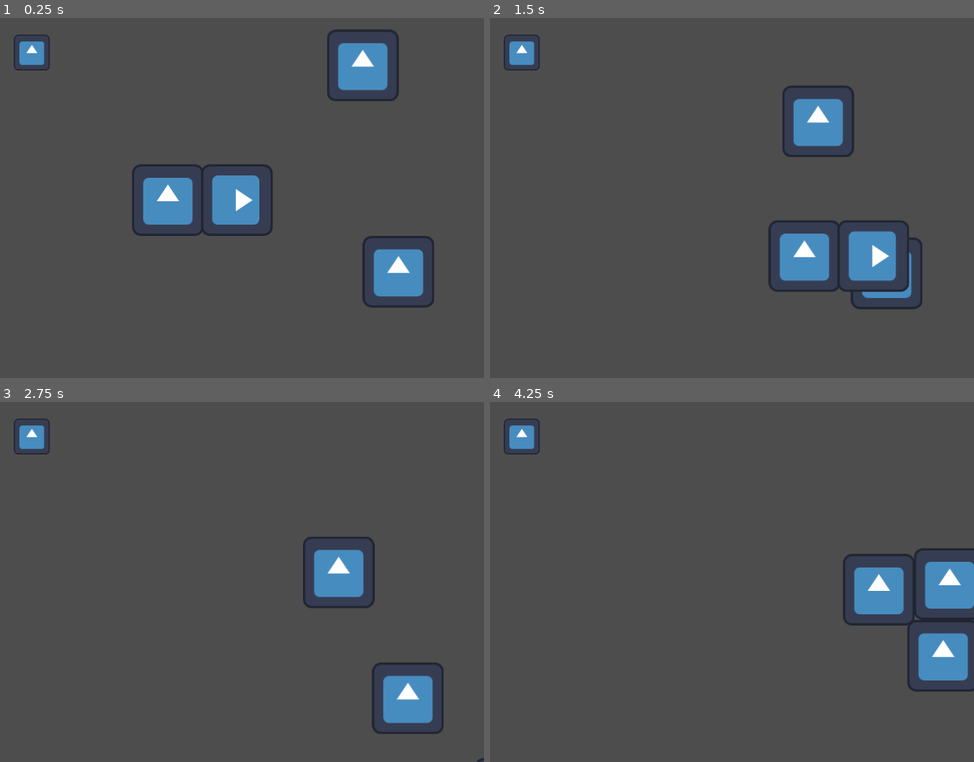
Above: before the commit, frames 1-4 (two rows, left to right).
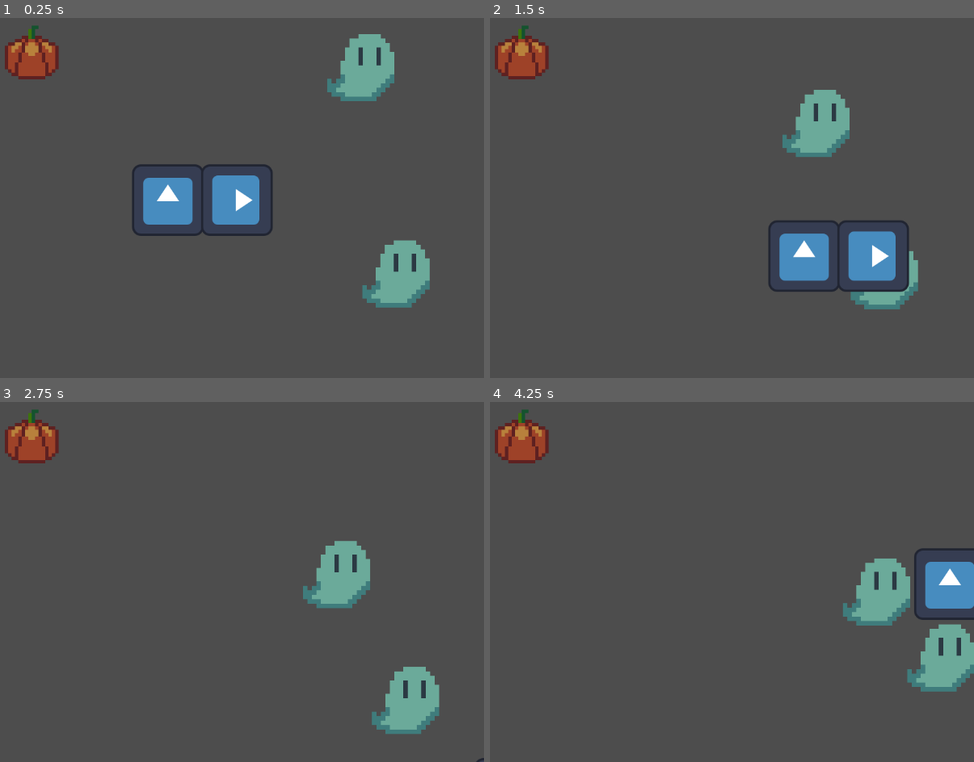
Above: after the commit, the same moments.

Repository: Izamu69/halloween-game
Game: Godot game, scene res://scenes/game.tscn
Two runs of this game, one before a commit and one after it. Both use one fixed random seed, a clock stepped at 60 frames per second and the inputs below. The engine's default icon, where the game draws it, is replaced by a stand-in: a white triangle on a blue panel in a dark square.
Inputs:
- Up to frame 1 (0.25 s): no input
- Up to frame 2 (1.5 s): hold D (right) 0.53-1.28 s; hold S (down) from 1.28 s (still down)
- Up to frame 3 (2.75 s): release S (down) at 2.03 s; hold D (right) from 2.03 s (still down)
- Up to frame 4 (4.25 s): release D (right) at 2.78 s; hold W (up) 2.78-3.53 s; hold A (left) from 3.53 s (still down)

The runs differ from the first frame. In frame 1, 5.9% of the frame differs, in the area x 1-90%, y 2-81%; in frame 2, 4.5%; in frame 3, 5.9%, in the area x 1-92%, y 2-93%; in frame 4, 5.8%.

Commit message:
Added sprites for pumpkin and ghost

Diff:
--- a/halloween-game/project.godot
+++ b/halloween-game/project.godot
@@ -45,5 +45,6 @@
 
 [rendering]
 
+textures/canvas_textures/default_texture_filter=0
 renderer/rendering_method="gl_compatibility"
 renderer/rendering_method.mobile="gl_compatibility"
--- a/halloween-game/scenes/ghost.tscn
+++ b/halloween-game/scenes/ghost.tscn
@@ -1,13 +1,13 @@
 [gd_scene load_steps=5 format=3 uid="uid://cdmvjrwkbsv4f"]
 
 [ext_resource type="Script" uid="uid://b54mesf87n407" path="res://scripts/ghost.gd" id="1_l5lq6"]
-[ext_resource type="Texture2D" uid="uid://drrbni6cq5dsf" path="res://icon.svg" id="1_t76o2"]
+[ext_resource type="Texture2D" uid="uid://belm7hp1x6rjb" path="res://assets/sprites/ghost.png" id="2_l5lq6"]
 
 [sub_resource type="SpriteFrames" id="SpriteFrames_l5lq6"]
 animations = [{
 "frames": [{
 "duration": 1.0,
-"texture": ExtResource("1_t76o2")
+"texture": ExtResource("2_l5lq6")
 }],
 "loop": true,
 "name": &"default",
@@ -23,6 +23,8 @@
 script = ExtResource("1_l5lq6")
 
 [node name="AnimatedSprite2D" type="AnimatedSprite2D" parent="."]
+position = Vector2(0, 1.9073486e-06)
+scale = Vector2(8, 8)
 sprite_frames = SubResource("SpriteFrames_l5lq6")
 
 [node name="CollisionShape2D" type="CollisionShape2D" parent="."]
--- a/halloween-game/scenes/pumpkin.tscn
+++ b/halloween-game/scenes/pumpkin.tscn
@@ -1,13 +1,13 @@
 [gd_scene load_steps=5 format=3 uid="uid://di8owuwh4254c"]
 
 [ext_resource type="Script" uid="uid://ciqvhg5qbotqg" path="res://scripts/pumpkin.gd" id="1_ch6vm"]
-[ext_resource type="Texture2D" uid="uid://drrbni6cq5dsf" path="res://icon.svg" id="1_qdl88"]
+[ext_resource type="Texture2D" uid="uid://dqmg2xbio3q2h" path="res://assets/sprites/pumpkin.png" id="2_ch6vm"]
 
 [sub_resource type="SpriteFrames" id="SpriteFrames_qdl88"]
 animations = [{
 "frames": [{
 "duration": 1.0,
-"texture": ExtResource("1_qdl88")
+"texture": ExtResource("2_ch6vm")
 }],
 "loop": true,
 "name": &"default",
@@ -18,10 +18,11 @@
 size = Vector2(128, 128)
 
 [node name="pumpkin" type="StaticBody2D"]
-scale = Vector2(0.5, 0.5)
+scale = Vector2(0.75, 0.75)
 script = ExtResource("1_ch6vm")
 
 [node name="AnimatedSprite2D" type="AnimatedSprite2D" parent="."]
+scale = Vector2(8, 8)
 sprite_frames = SubResource("SpriteFrames_qdl88")
 
 [node name="Area2D" type="Area2D" parent="."]
Binary file added: halloween-game/assets/sprites/ghost.png
Not shown, added: halloween-game/assets/sprites/ghost.png.import
Binary file added: halloween-game/assets/sprites/pumpkin.png
Not shown, added: halloween-game/assets/sprites/pumpkin.png.import
